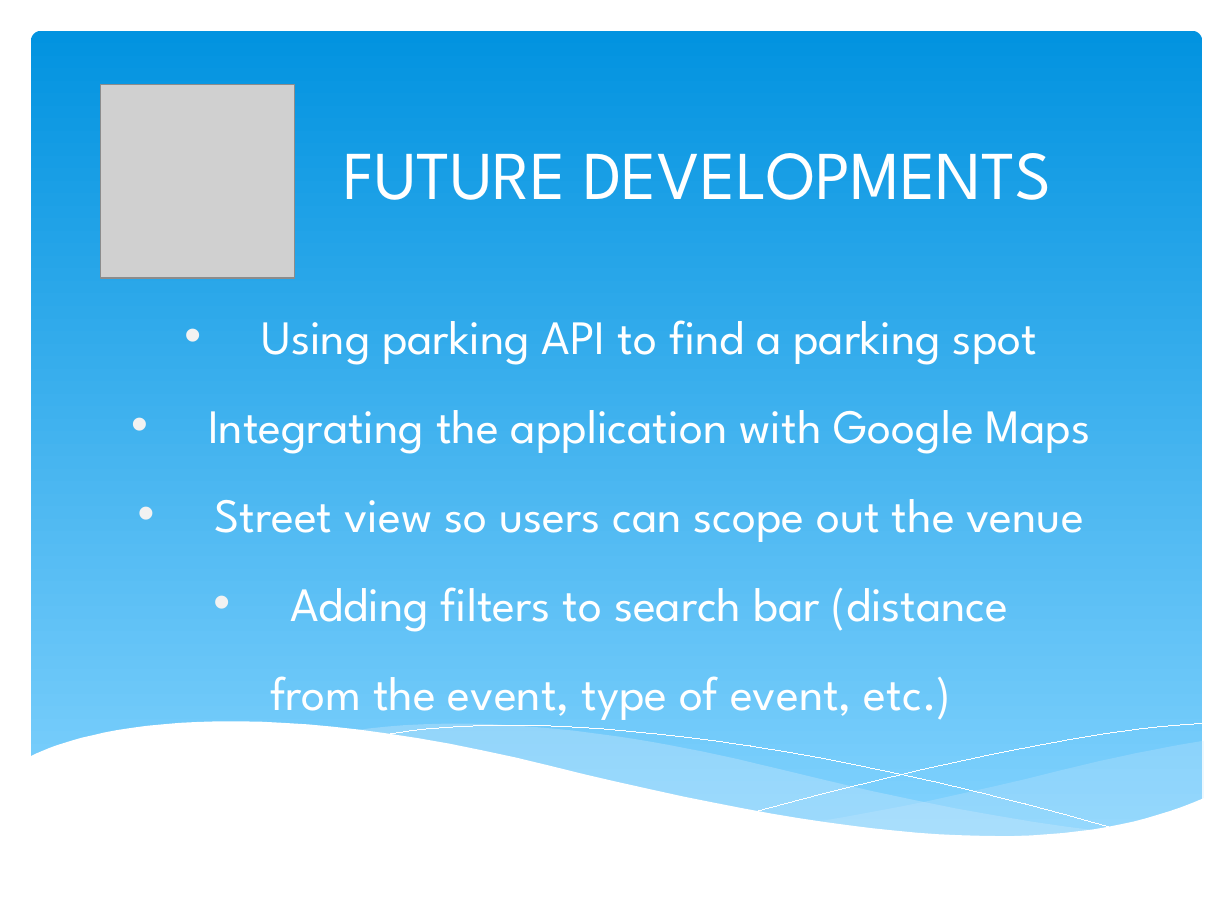
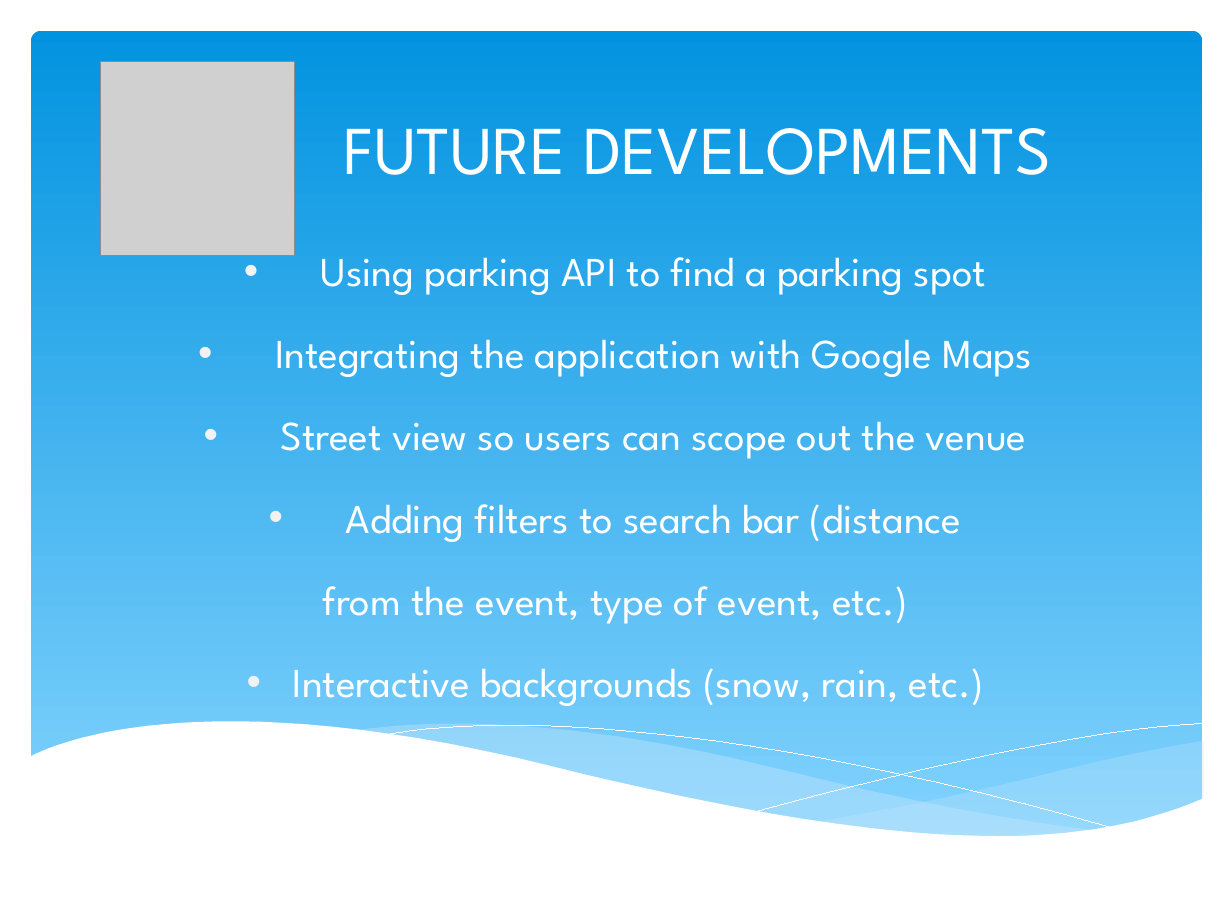
Before and after one commit to BradFabian/weatherEvent, a slide deck: slide 6 of presentation.pptx. Drawn at 1232x924 pixels with LibreOffice and Linux fonts; fonts in the diff are those of the drawing; grey boxes stand for pictures. Boxes give left, top, right and bottom in pixels: in the first picture for what was removed or moved away, otherwise in the second. Text is boxed around its words. In the diff, an @@ line names an element or a change of style, - is before the commit and + after.

Commit message:
fixed background of index.html and adjusted PowerPoint

```diff
--- a/presentation.pptx
+++ b/presentation.pptx
@@ picture moved from (x1=101, y1=85, x2=294, y2=278) to (x1=101, y1=62, x2=294, y2=255) @@
@@ title "FUTURE DEVELOPMENTS" moved from (x1=344, y1=153, x2=1051, y2=200) to (x1=344, y1=128, x2=1051, y2=175) @@
@@ subtitle "Using parking API to find ..." moved from (x1=208, y1=320, x2=1091, y2=724) to (x1=275, y1=257, x2=1032, y2=706) @@
@@ subtitle at (x1=275, y1=257, x2=1032, y2=624): size 28 to 24 pt in "Using parking API to find a parking ...", "Integrating the application with Google Maps", "Street view so users can scope out ...", "Adding filters to search bar (distance" and 1 more places; line spacing 46.4pt to 1.5 @@
@@ subtitle at (x1=293, y1=668, x2=984, y2=706): paragraph added @@
+• Interactive backgrounds (snow, rain, etc.)
```
Also in this commit, not shown: 1 other slide changed, 7 other files.
